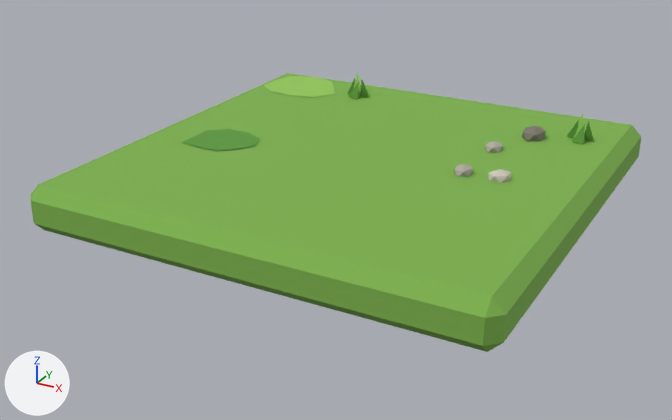
The FBX model client/CityBuilder/Assets/_Project/Art/Resources/Models/common/tile_grass_c.fbx as it was, and as the next commit left it.
Rendered twice from a 50 mm lens placed at (0.874, -1.697, 0.699), pointed at (-0.024, -0.066, -0.117). The lights are fixed; the arrows at lower left show +X, +Y and +Z. The first picture is the older version. Where no turn or scale is listed for an object, it has been applied to the vertices.

In view in the first picture: 'tile_grass_c'.
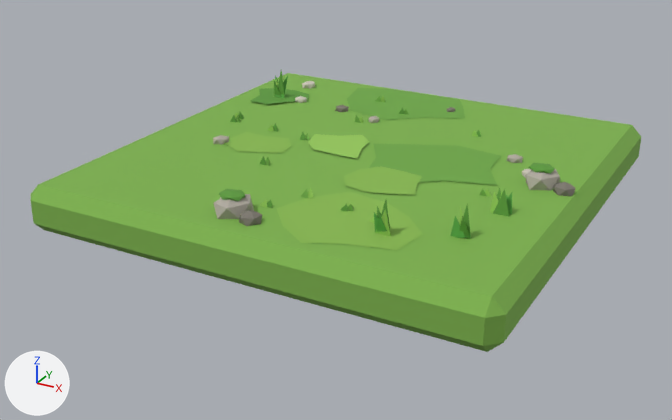
Patch to the scene script:
```diff
--- a/client/CityBuilder/Assets/_Project/Art/Resources/Models/common/tile_grass_c.fbx.py
+++ b/client/CityBuilder/Assets/_Project/Art/Resources/Models/common/tile_grass_c.fbx.py
@@ me_tile_grass_c @@
 # used by ob_tile_grass_c; location = (0.0, 0.0, 0.0)
-me_tile_grass_c.from_pydata(...)  # 132 vertices, 148 faces; spans x -0.5..0.5, y -0.5..0.5, z -0.1..0.066
+me_tile_grass_c.from_pydata(...)  # 92 vertices, 33 faces; spans x -0.5..0.5, y -0.5..0.5, z -0.1..0.004
+# me_tile_grass_c part 1: the loose piece of 10 vertices spanning x -0.376..-0.22, y -0.147..-0.013, z 0.002 is rebuilt with 10 vertices and now spans x -0.315..-0.142, y -0.128..-0.002, z 0.002
+# me_tile_grass_c part 2: 14 loose pieces with 88 vertices, spanning x -0.231..0.428, y -0.035..0.394, z -0.011..0.066, are deleted
+# me_tile_grass_c part 3
+# 10 vertices are removed from x -0.466..-0.26, y 0.288..0.473, z 0.001
+# 1 face is deleted
+# 19 vertices are added at x -0.454..0.114, y 0.188..0.465, z 0.001..0.004
+# 2 new faces join them
+# me_tile_grass_c part 4
+# 39 vertices are added at x -0.142..0.328, y -0.454..0.137, z 0.001..0.004
+# 4 new faces join them
 me_tile_grass_c.materials.append(mat_m_palette_era1)
@@ me_details @@
+me_details.from_pydata(...)  # 376 vertices, 496 faces; spans x -0.385..0.475, y -0.44..0.401, z -0.015..0.078
+me_details.materials.append(mat_m_palette_era1)  # picture img_palette_era1_png
@@ ob_details @@
+ob_details = bpy.data.objects.new('Details', me_details)
+ob_details.location = (0.0, 0.0, 0.0)
```

Location of each change, [x1, y1, x2, y2] in pixels of the pictures (672 x 420 px):
'tile_grass_c', reshaped: before [30, 72, 641, 352]; after [30, 73, 641, 352]
'Details', added: after [213, 70, 576, 239]
part 1 of me_tile_grass_c, rebuilt: before [182, 129, 260, 151]; after [224, 132, 291, 153]
part 2 of me_tile_grass_c, deleted: before [347, 72, 594, 183]
part 3 of me_tile_grass_c, built on: before [264, 76, 335, 97]; after [250, 88, 465, 120]
part 4 of me_tile_grass_c, added (green): after [276, 134, 501, 250]
